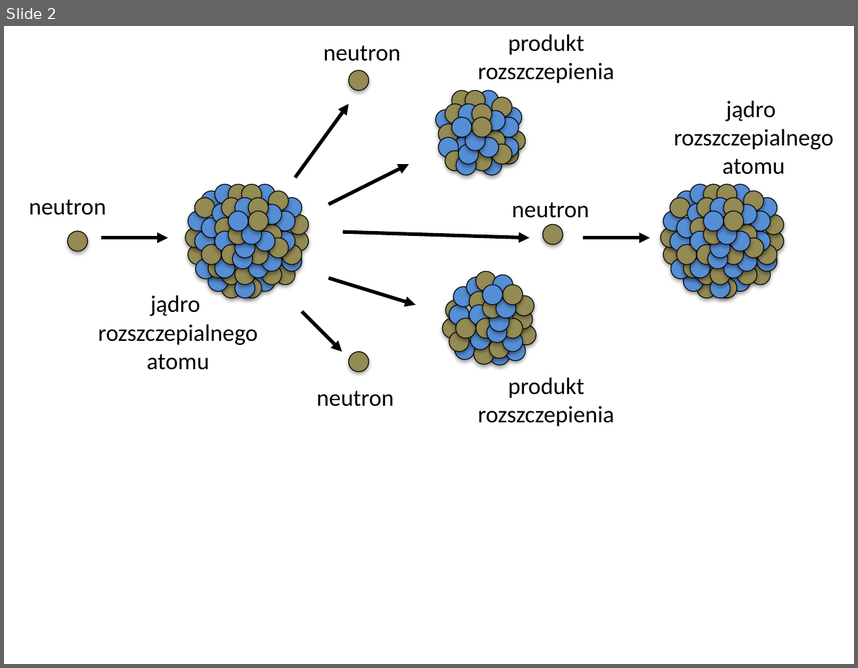
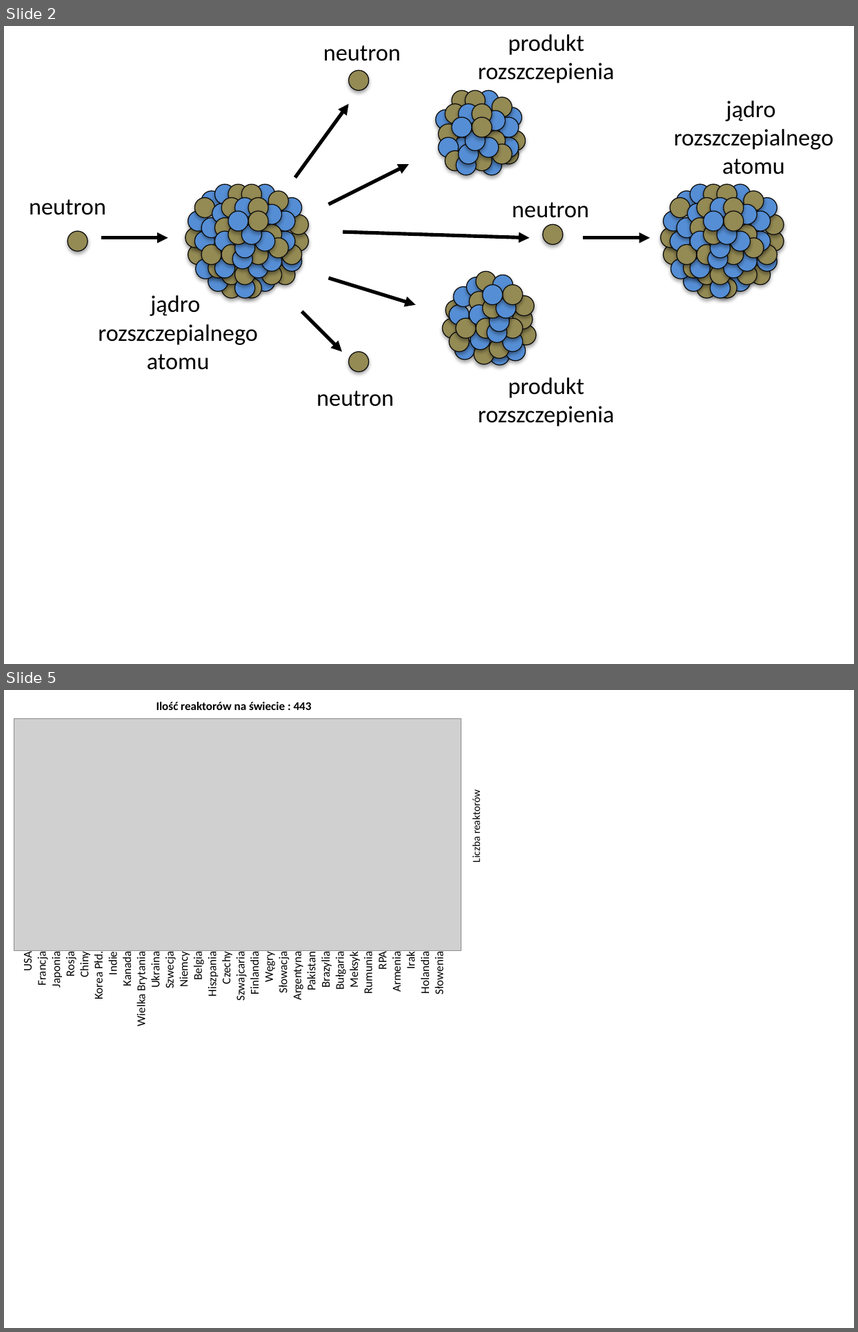
Before and after one commit to Igor-KEJ/PGE-GEN234, a slide deck: 00_IMG_IK.pptx. Shown one above the other, each under a label of ours: slide 2 before the commit, slides 2 and 5 after it; the slides between them are not shown. The pictures are 858x668 and 858x1332 pixels, drawn with LibreOffice and Linux fonts; fonts in the diff are those of the drawing; grey boxes stand for pictures. Boxes give left, top, right and bottom in pixels: in the first picture for what was removed or moved away, otherwise in the second. Text is boxed around its words. In the diff, an @@ line names an element or a change of style, - is before the commit and + after.

```diff
--- a/00_IMG_IK.pptx
+++ b/00_IMG_IK.pptx
@@ slide 5 added at (4, 690, 854, 1328), background #FFFFFF @@
@@ group added at (14, 702, 483, 1025): 3 texts, 1 picture @@
+Liczba reaktorów
+Ilość reaktorów na świecie : 443
+USA
+Francja
+Japonia
+Rosja
+Chiny
+Korea Płd.
+Indie
+Kanada
+Wielka Brytania
+Ukraina
+Szwecja
+Niemcy
+Belgia
+Hiszpania
+Czechy
+Szwajcaria
+Finlandia
+Węgry
+Słowacja
+Argentyna
+Pakistan
+Brazylia
+Bułgaria
+Meksyk
+Rumunia
+RPA
+Armenia
+Irak
+Holandia
+Słowenia
```
Also in this commit, not shown: 2 slides changed, 6 other slides added, 15 other files.
